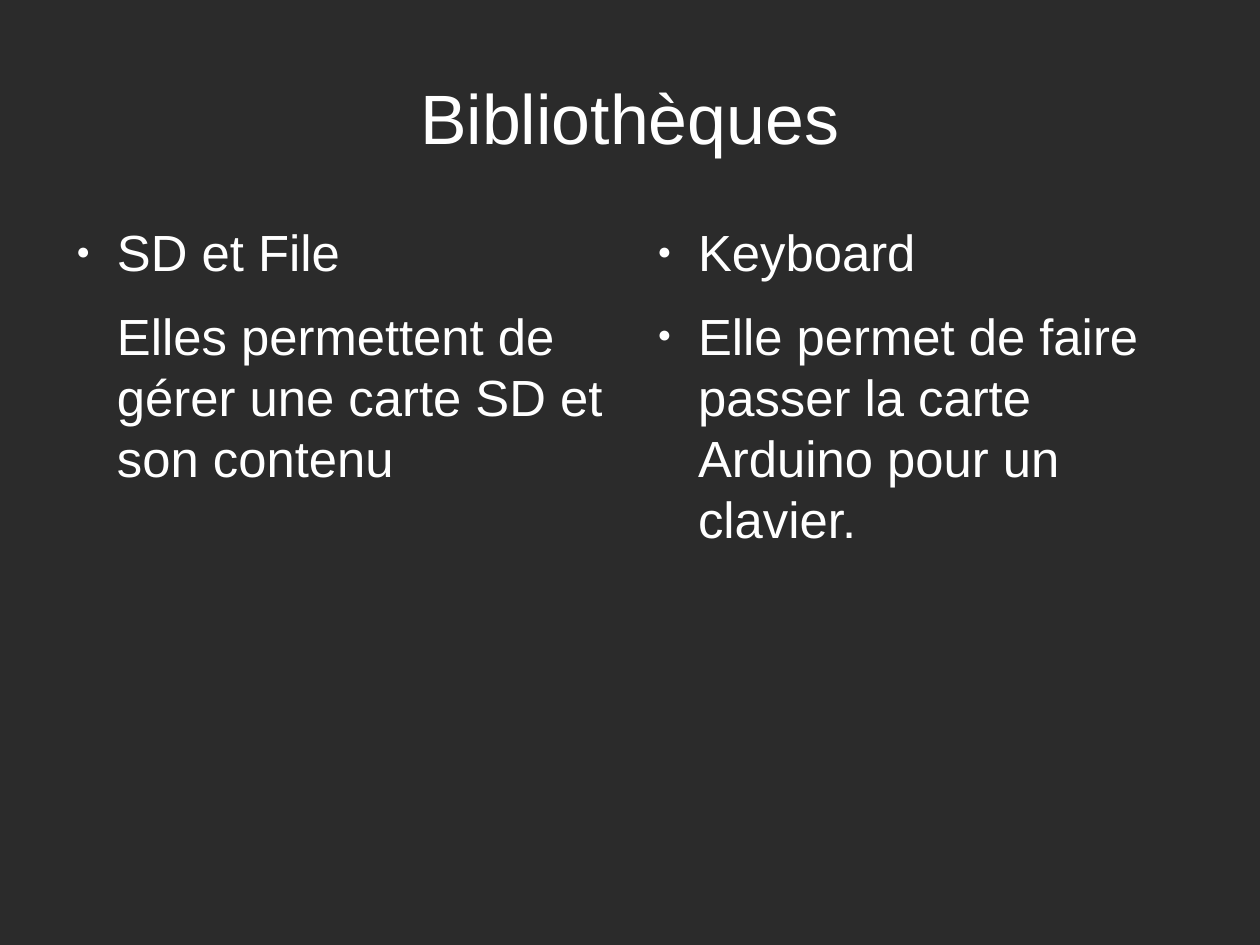
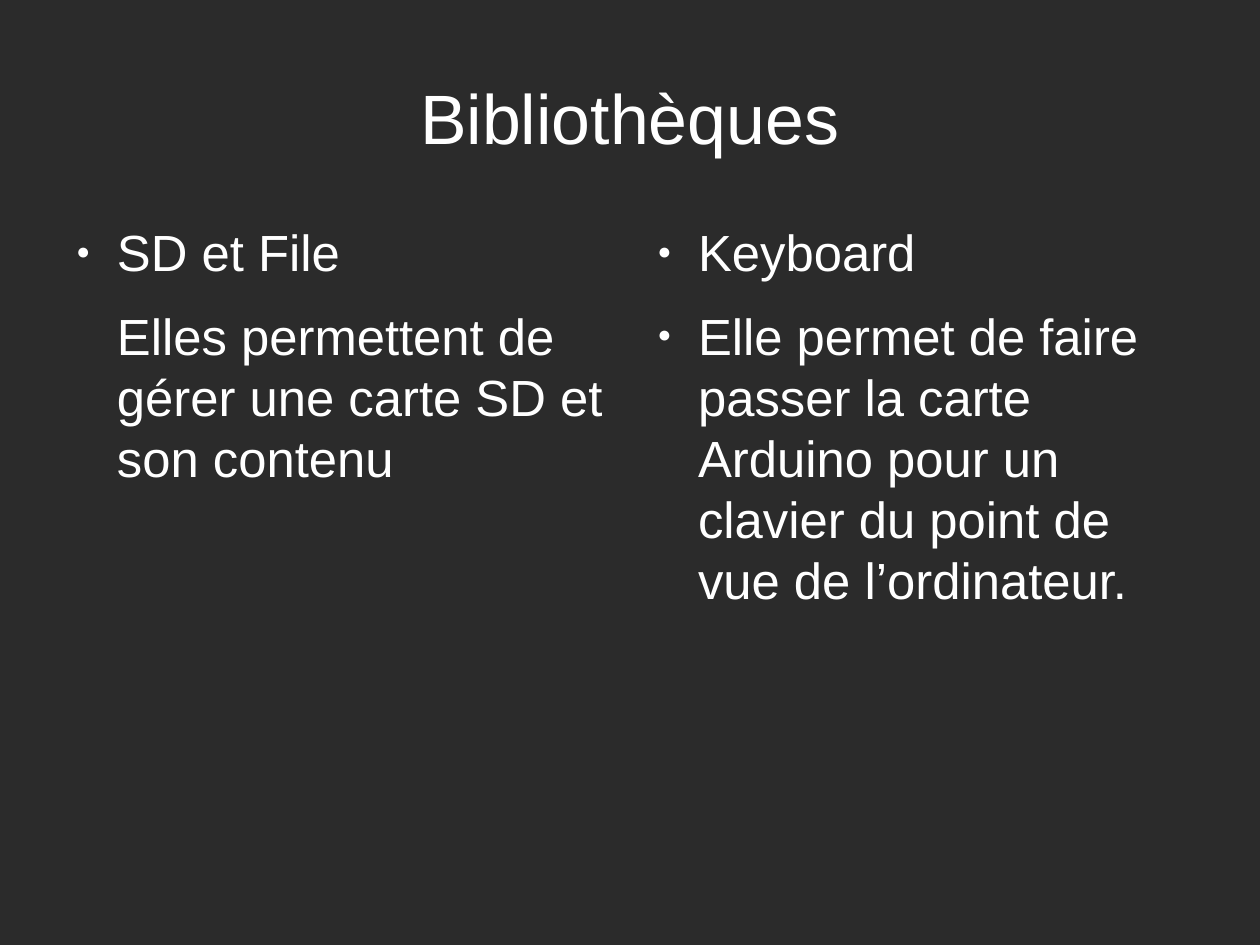
Before and after one commit to rguillomon/IMA3-4_Project, a slide deck: slide 5 of P12(périphUSB).odp. Drawn at 1260x945 pixels with LibreOffice and Linux fonts; fonts in the diff are those of the drawing; background and template pictures are left out; a plain dark background stands for a picture behind light text. Boxes give left, top, right and bottom in pixels: in the first picture for what was removed or moved away, otherwise in the second. Text is boxed around its words. In the diff, an @@ line names an element or a change of style, - is before the commit and + after.

Commit message:
update odp

```diff
--- a/P12(périphUSB).odp
+++ b/P12(périphUSB).odp
@@ text at (698,318,1138,600): text changed @@
-● Elle permet de faire passer la carte Arduino pour un clavier.
+● Elle permet de faire passer la carte Arduino pour un clavier du point de vue de l’ordinateur.
```
Also in this commit, not shown: 1 other slide changed, 1 slide added, 2 slides removed.
